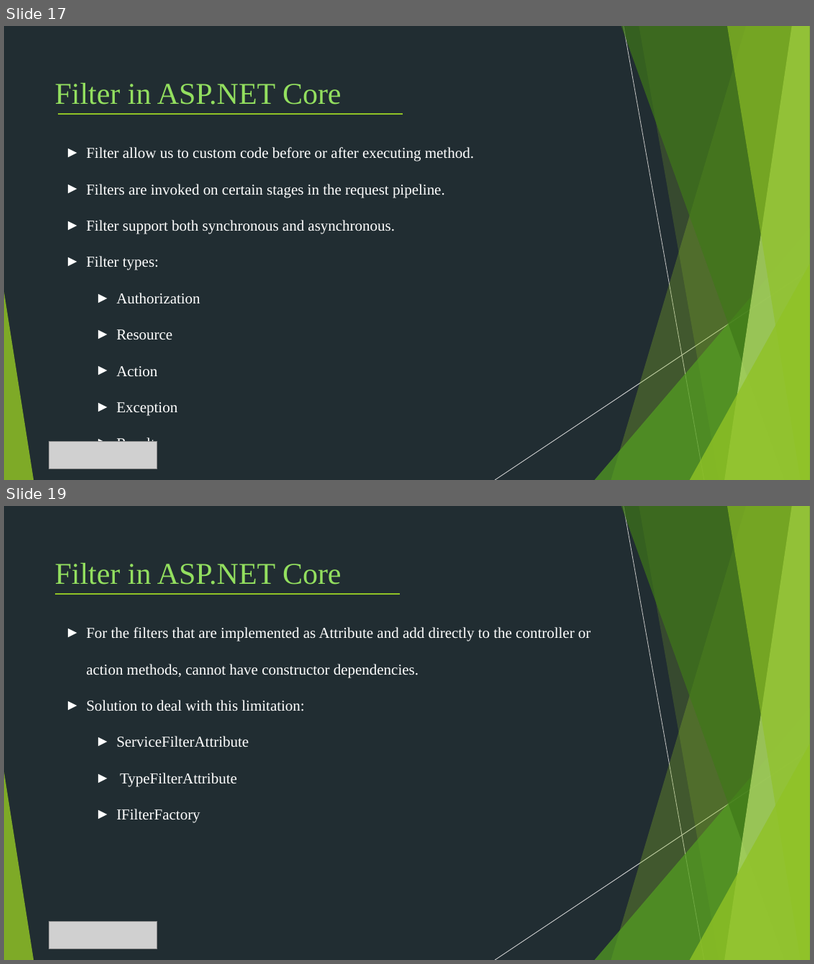
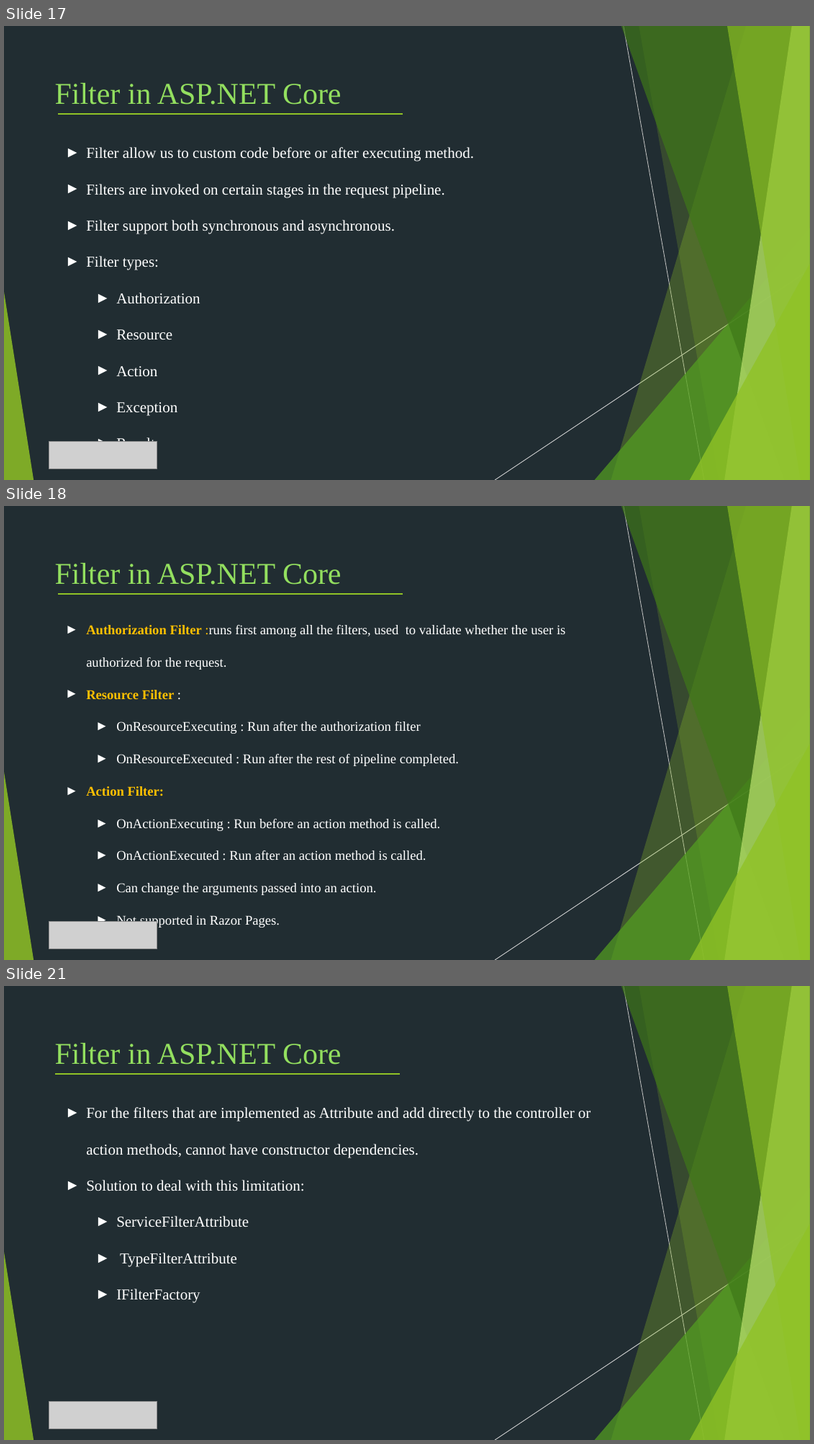
Before and after one commit to Chien-Do/Middleware-Filter, a slide deck: Middleware/Middleware.pptx. Shown one above the other, each under a label of ours: slides 17 and 19 before the commit, slides 17, 18 and 21 after it; the slides between them are not shown. The pictures are 814x964 and 814x1444 pixels, drawn with LibreOffice and Linux fonts; fonts in the diff are those of the drawing; grey boxes stand for pictures. Boxes give left, top, right and bottom in pixels: in the first picture for what was removed or moved away, otherwise in the second. Text is boxed around its words. In the diff, an @@ line names an element or a change of style, - is before the commit and + after.

```diff
--- a/Middleware/Middleware.pptx
+++ b/Middleware/Middleware.pptx
@@ slide 18 added at (x1=4, y1=506, x2=810, y2=960), background #212D32; not listed: 10 template elements that a slide beside it also shows @@
@@ text added at (x1=55, y1=563, x2=342, y2=584), 36 pt, text #93DF5F @@
+Filter in ASP.NET Core
@@ line added from (58, 594) to (403, 594), #90C226 2 pt @@
@@ text added at (x1=86, y1=625, x2=566, y2=928), 16 pt, text #FFFFFF @@
+► Authorization Filter :runs first among all the filters, used to validate whether the user is authorized for the request.
+► Resource Filter :
+  ► OnResourceExecuting : Run after the authorization filter
+  ► OnResourceExecuted : Run after the rest of pipeline completed.
+► Action Filter:
+  ► OnActionExecuting : Run before an action method is called.
+  ► OnActionExecuted : Run after an action method is called.
+  ► Can change the arguments passed into an action.
+  ► Not supported in Razor Pages.
@@ picture added at (x1=49, y1=921, x2=157, y2=948) @@
@@ what was slide 19 is now slide 21 @@
```
Also in this commit, not shown: 4 slides changed, 1 other slide added, 1 other file.
